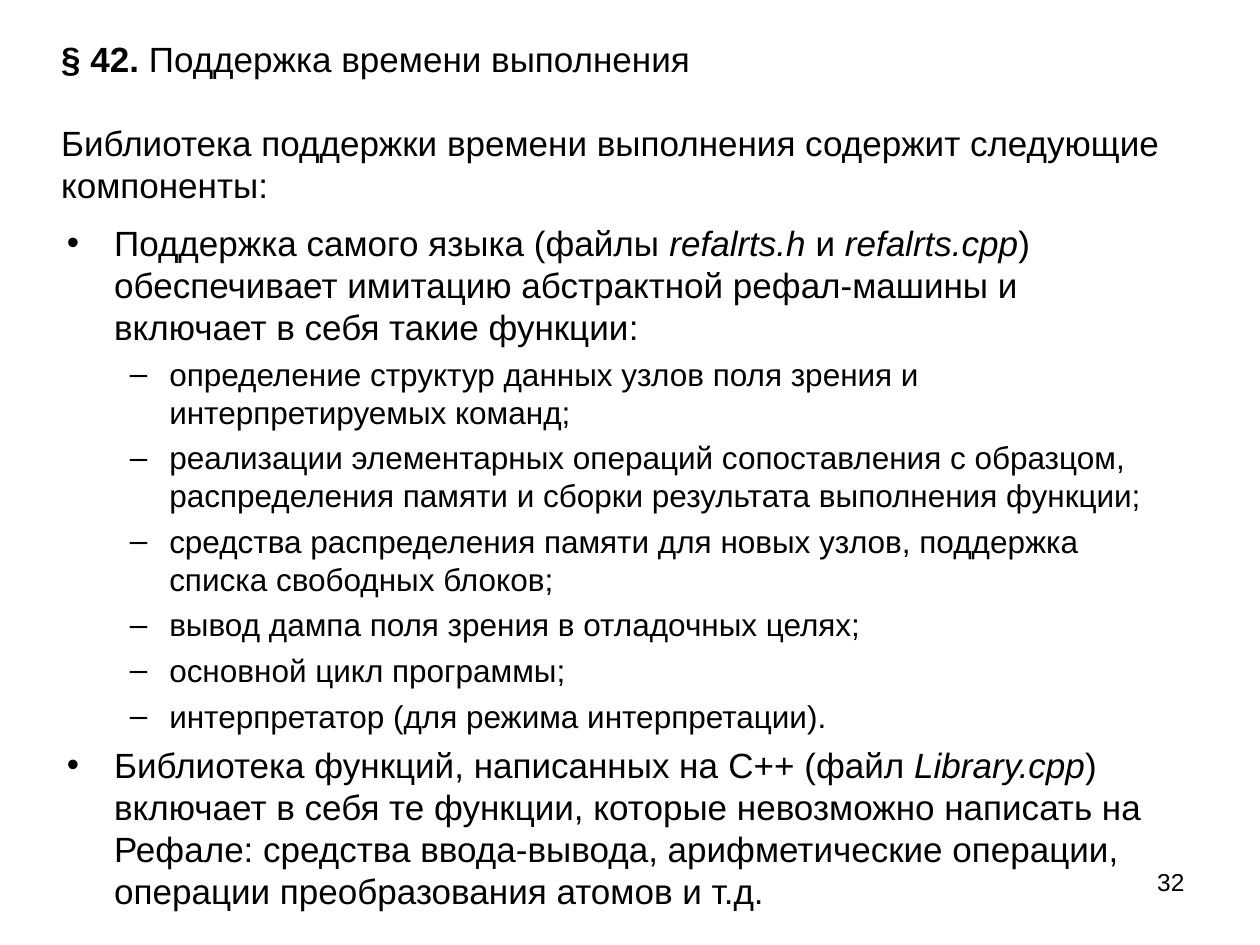
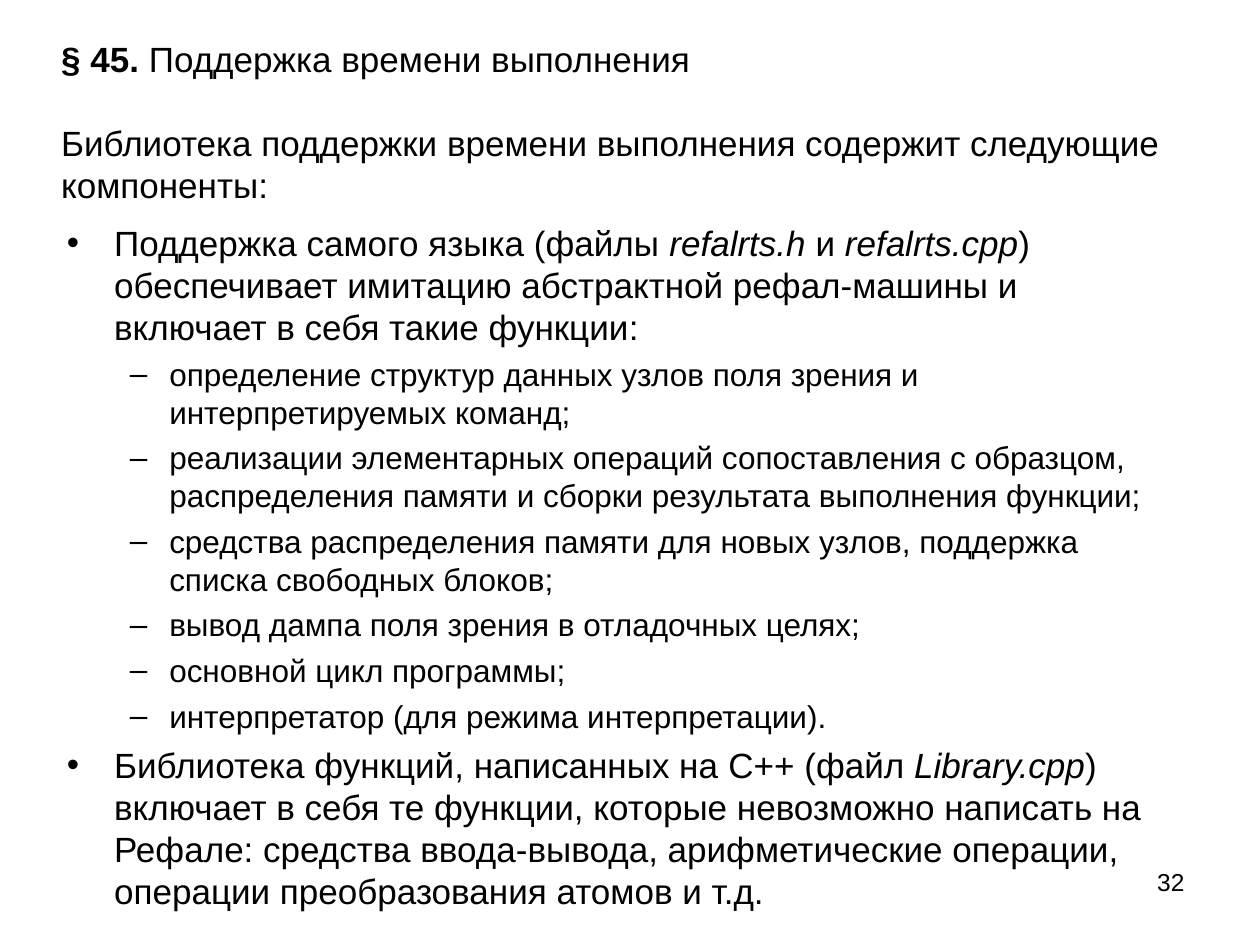
Before and after one commit to Mazdaywik/Refal-05, a slide deck: slide 32 of doc/Компилятор Простого Рефала.ppt. Drawn at 1260x945 pixels with LibreOffice and Linux fonts; fonts in the diff are those of the drawing. Boxes give left, top, right and bottom in pixels: in the first picture for what was removed or moved away, otherwise in the second. Text is boxed around its words. In the diff, an @@ line names an element or a change of style, - is before the commit and + after.

```diff
--- a/doc/Компилятор Простого Рефала.ppt
+++ b/doc/Компилятор Простого Рефала.ppt
@@ title at box(61, 48, 1159, 199): text changed @@
-§ 42. Поддержка времени выполнения
-Библиотека поддержки времени выполнения содержит следующие компоненты:
+§ 45. Поддержка времени выполнения
+Библиотека поддержки времени выполнения содержит следующие компоненты:
```
Also in this commit, not shown: 4 other slides changed, 1 other file.
